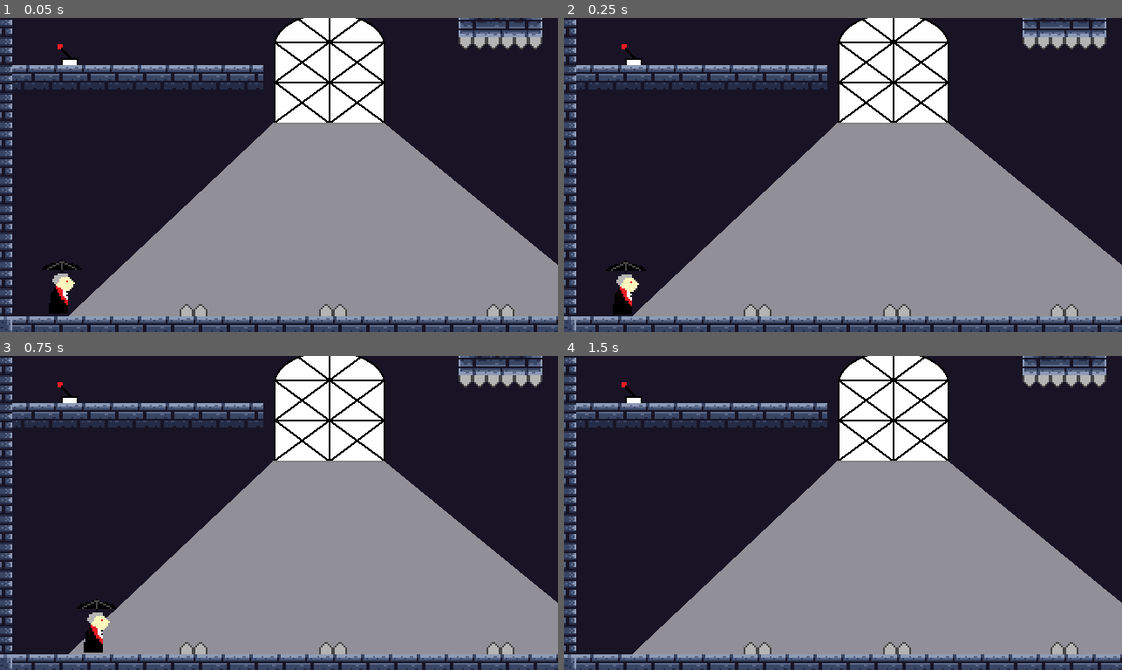
Above: before the commit, frames 1-4 (two rows, left to right).
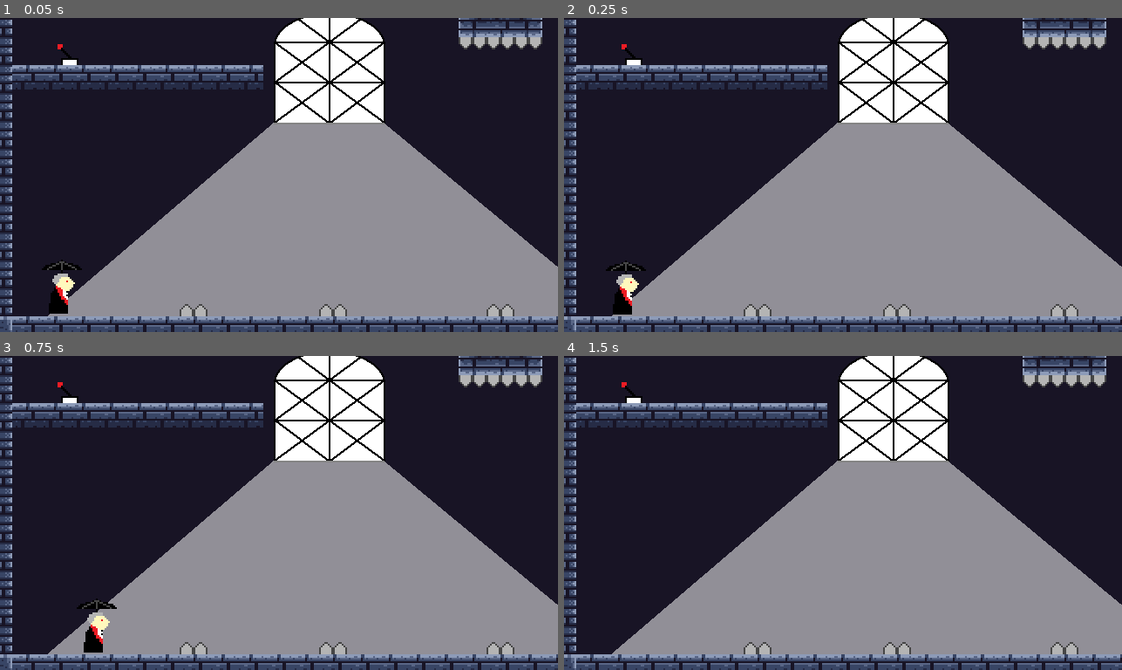
Above: after the commit, the same moments.

Repository: JedsadaSrijunpoe/sunlight-is-enemy
Game: Godot game, scene res://Level/level_1.tscn
The game is run twice, just before and just after one commit, with the same random seed, the same clock (stepped at 60 frames per second) and the same inputs.
Inputs:
- Up to frame 1 (0.05 s): no input
- Up to frame 2 (0.25 s): no input
- Up to frame 3 (0.75 s): tap Enter at 0.5 s; hold D (move_right) from 0.53 s (still down); tap J (interact) at 0.6 s
- Up to frame 4 (1.5 s): keep holding D (move_right); tap W (jump) at 0.77 s; tap Space (toggle) at 1.35 s

The runs differ from the first frame. In frame 1, 1.2% of the frame differs, in the area x 8-100%, y 34-95%; in frame 2, 1.2%; in frame 3, 1.1%; in frame 4, 1.3%.

Commit message:
Update window.tscn makes it symmetrical

Diff:
--- a/Hazard/window.tscn
+++ b/Hazard/window.tscn
@@ -7,16 +7,18 @@
 position = Vector2(291, 74)
 scale = Vector2(0.5, 0.5)
 texture = ExtResource("1_k1byu")
+metadata/_edit_vertical_guides_ = [150.0, 432.0, 456.0, 129.0]
+metadata/_edit_horizontal_guides_ = [216.0]
 
 [node name="Polygon2D" type="Polygon2D" parent="."]
 color = Color(1, 1, 1, 0.521569)
-polygon = PackedVector2Array(-64, 62, -300, 284, 334, 284, 62, 62)
+polygon = PackedVector2Array(-64, 62, -324, 284, 330, 284, 62, 62)
 
 [node name="Hitbox" parent="." instance=ExtResource("2_lwxyv")]
 collision_layer = 4
 IS_LIGHT = true
 
 [node name="CollisionPolygon2D" parent="Hitbox" index="0"]
-polygon = PackedVector2Array(-296, 284, -64, 62, -63, -30, -57, -43, -42, -54, -25, -60, 0, -63, 25, -60, 42, -54, 57, -43, 63, -30, 62, 62, 330, 284)
+polygon = PackedVector2Array(-322, 284, -64, 62, -63, -30, -57, -43, -42, -54, -25, -60, 0, -63, 25, -60, 42, -54, 57, -43, 63, -30, 62, 62, 330, 284)
 
 [editable path="Hitbox"]
